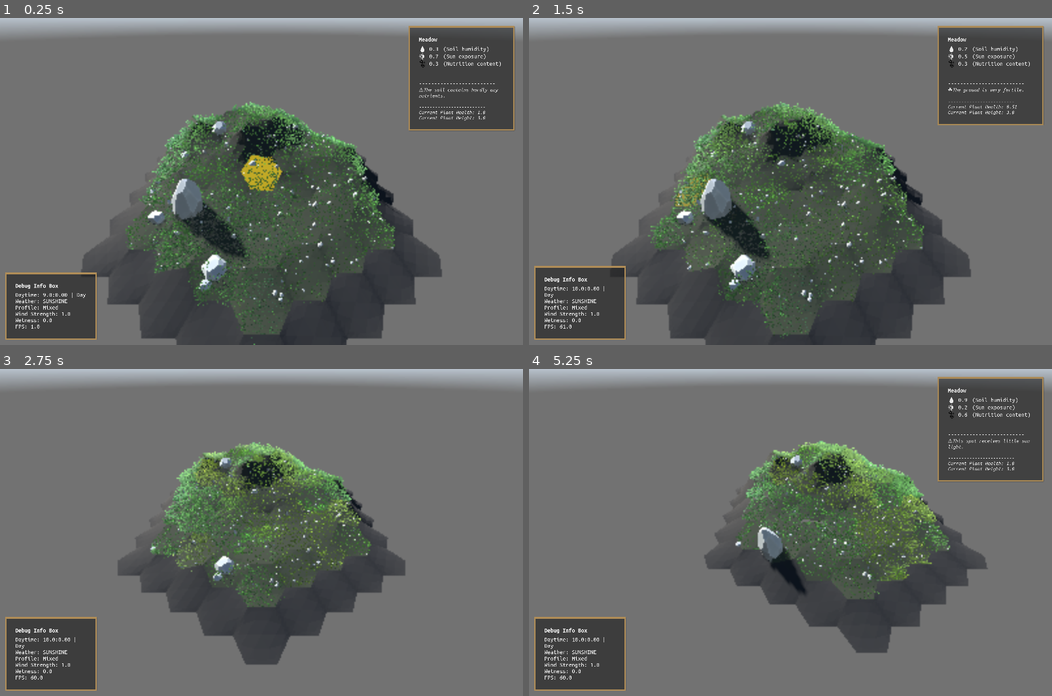
Above: before the commit, frames 1-4 (two rows, left to right).
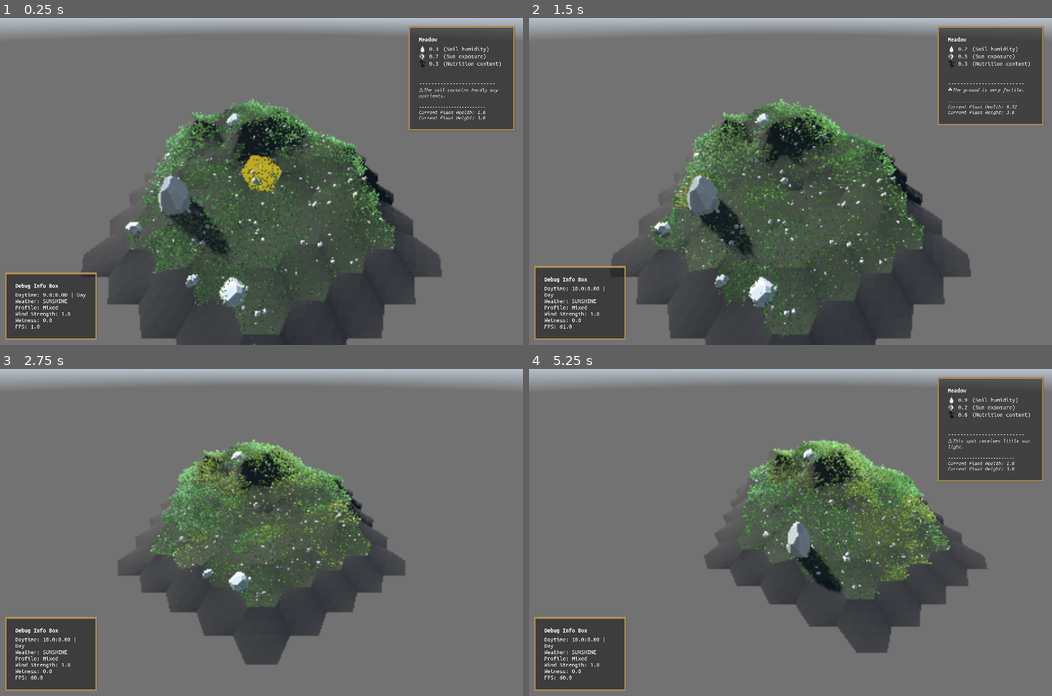
Above: after the commit, the same moments.

Repository: vincentwoelfer/hex
Game: Godot game, scene res://scenes/dev/MapGeneration.tscn
Two runs of this game, one before a commit and one after it. Both use one fixed random seed, a clock stepped at 60 frames per second and the inputs below. A sky picture missing from this copy of the repository is replaced by a grey-blue gradient.
Inputs (mouse positions are in pixels of both pictures, inside the frame that each line leads up to):
- Up to frame 1 (0.25 s): no input
- Up to frame 2 (1.5 s): move the mouse to (905, 165) at 0.52 s; hold Shift (hold_speed_up_time) 0.53-1.28 s; hold 3 (randomize_selected_tile) 0.53-1.28 s; move the mouse to (685, 197) at 1.27 s; tap Space (advance_world_time_one_step) at 1.35 s
- Up to frame 3 (2.75 s): tap 3 (randomize_selected_tile) at 1.55, 2.3 s; move the mouse to (313, 460) at 2.02 s; hold Shift (hold_speed_up_time) from 2.03 s (still down); hold S (move_cam_backward) from 2.03 s (still down)
- Up to frame 4 (5.25 s): move the mouse to (764, 597) at 2.77 s; release S (move_cam_backward) at 2.78 s; tap W (move_cam_forward) at 2.85 s; tap 3 (randomize_selected_tile) at 3.05, 3.8, 4.55 s; move the mouse to (947, 581) at 3.52 s; release Shift (hold_speed_up_time) at 3.53 s; hold A (move_cam_left) 3.53-4.28 s; move the mouse to (633, 483) at 4.27 s; tap D (move_cam_right) at 4.35 s; move the mouse to (816, 532) at 5.02 s; hold 3 (randomize_selected_tile) from 5.03 s (still down)

The runs differ from the first frame. In frame 1, 4.7% of the frame differs, in the area x 23-63%, y 24-94%; in frame 2, 4.7%, in the area x 23-63%, y 24-97%; in frame 3, 2.6%; in frame 4, 3.7%.

Commit message:
-- wip --

Diff:
--- a/src/GenerateMap.gd
+++ b/src/GenerateMap.gd
@@ -34,7 +34,6 @@
 	# Delete from hexmap
 	for hex_pos in coordinates:
 		MapManager.map.get_hex(hex_pos).free()
-
 	MapManager.map.clear_all()
 
 	for hex_pos in coordinates:
@@ -107,7 +106,7 @@
 	height = clampi(height, MapManager.MIN_HEIGHT + 4, MapManager.MAX_HEIGHT) + 1
 
 	if height > MapManager.MAX_HEIGHT * 0.85:
-		height += 5
+		height += 6
 
 	# Border
 	if hex_pos.magnitude() == MapManager.MAP_SIZE:
--- a/src/control-nodes/SelectionManager.gd
+++ b/src/control-nodes/SelectionManager.gd
@@ -39,17 +39,38 @@
 
 
 func randomize_selected_tile() -> void:
-	if current_selection != null:
-		print("Randomizing tile ", current_selection)
+	if current_selection != null and current_selection.is_valid() and current_selection.hexpos != null:
+		var t_start := Time.get_ticks_msec()
+		print("============\nRandomizing tile ", current_selection)
+
 		current_selection.params.humidity = randf()
 		current_selection.params.shade = randf()
 		current_selection.params.nutrition = randf()
 
 		# For testing
-		current_selection.height += 1
+		var step := 2
+		current_selection.height = current_selection.height + step
+		current_selection.position = current_selection.position + Vector3(0, step * HexConst.height, 0)
+
 		current_selection.generate()
-
 		for dir in range(6):
 			var n := MapManager.map.get_hex(current_selection.hexpos.get_neighbor(dir))
 			if n != null:
 				n.generate()
+
+		# Report
+		# var affected: Array[HexTile] = []
+		# affected.push_back(current_selection)
+		# for dir in range(6):
+		# 	var n := MapManager.map.get_hex(current_selection.hexpos.get_neighbor(dir))
+		# 	if n != null:
+		# 		affected.push_back(n)
+
+		# var s: String = ""
+		# for h in affected:
+		# 	s += str(h) + " | "
+		# print(s)
+
+		# Finish
+		var t := (Time.get_ticks_msec() - t_start) / 1000.0
+		print("Populated %d hex tiles in %.3f sec" % [7, t])
--- a/src/tile/HexGeometry.gd
+++ b/src/tile/HexGeometry.gd
@@ -58,6 +58,8 @@
 	#########################################
 	# Adjust vertex heights
 	#########################################
+	# TODO compute "map-level" heights for corners "again". I dont know why here sometimes wrong/old values are used :/
+
 	# Adjust outer/transitional vertex heights
 	modifyOuterVertexHeights(verts_outer, adjacent_hex, height)
 
--- a/src/tile/HexTile.gd
+++ b/src/tile/HexTile.gd
@@ -87,7 +87,7 @@
 		adjacent_hex.push_back(HexGeometry.AdjacentHex.new(adjacent_height, adjacent_descr))
 
 	# Add geometry
-	geometry = HexGeometry.new(height, adjacent_hex)
+	geometry = HexGeometry.new(self.height, adjacent_hex)
 	geometry.generate()
 	add_child(geometry, true)
 
